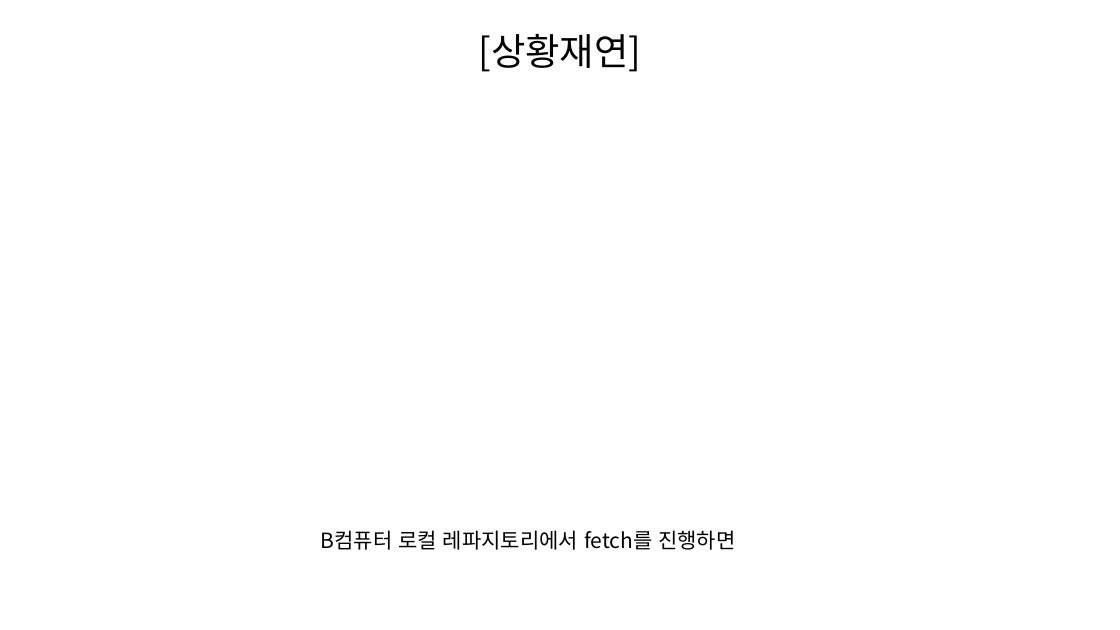
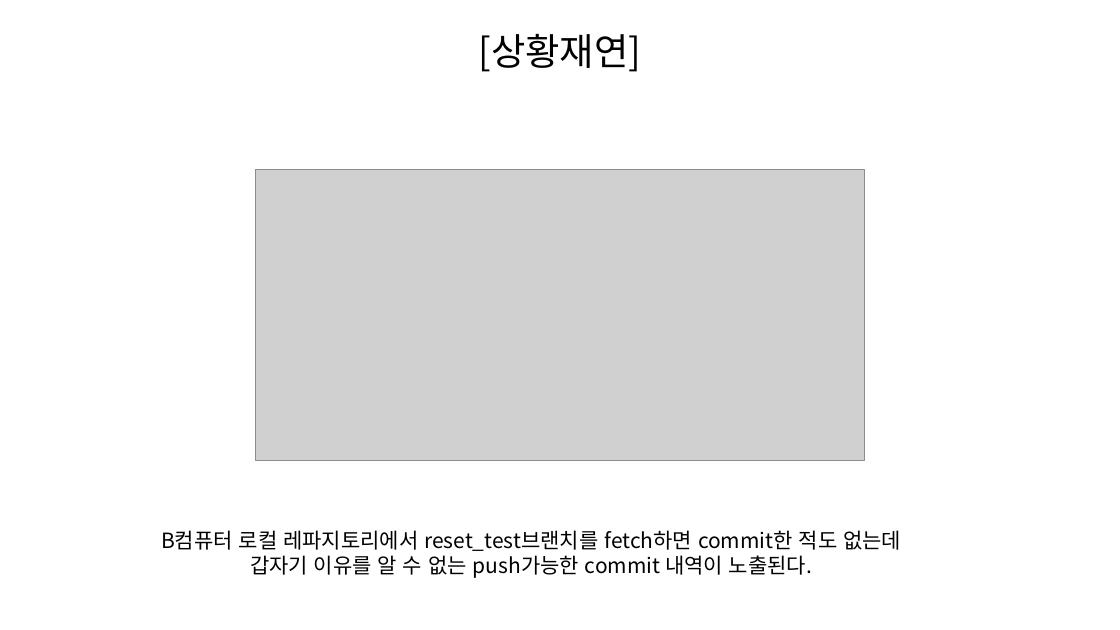
Before and after one commit to SeungHeeNoh/study_well, a slide deck: slide 49 of docs/8. git reset과 revert.pptx (slide 48 before the commit). Drawn at 1120x630 pixels with LibreOffice and Linux fonts; fonts in the diff are those of the drawing; grey boxes stand for pictures. Boxes give left, top, right and bottom in pixels: in the first picture for what was removed or moved away, otherwise in the second. Text is boxed around its words. In the diff, an @@ line names an element or a change of style, - is before the commit and + after.

Commit message:
docs : reset 상황 재연 내용 업데이트
reset 상황 재연 내용 업데이트

```diff
--- a/docs/8. git reset과 revert.pptx
+++ b/docs/8. git reset과 revert.pptx
@@ picture added at (255,170,865,460) @@
@@ text at (161,530,901,578): text changed @@
-B컴퓨터 로컬 레파지토리에서 fetch를 진행하면
+B컴퓨터 로컬 레파지토리에서 reset_test브랜치를 fetch하면 commit한 적도 없는데
+갑자기 이유를 알 수 없는 push가능한 commit 내역이 노출된다.
```
Also in this commit, not shown: 1 other slide changed, 2 slides added.
